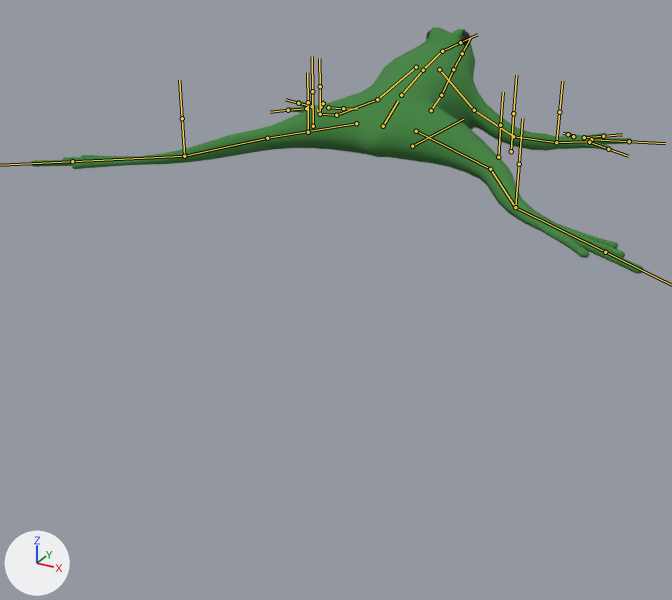
Two versions of the FBX model froggyfocus/Assets/FlawLizArt/Frog/frog.fbx, one commit apart.
Rendered twice from a 50 mm lens placed at (6.86, -15.58, 4.28), pointed at (-0.61, -2.0, -2.51). Every picture has the same lights, and +X, +Y and +Z are marked at lower left. The bones that bend it are drawn over the model as lines.

In view in the first picture: 'eyes', 'frog'.
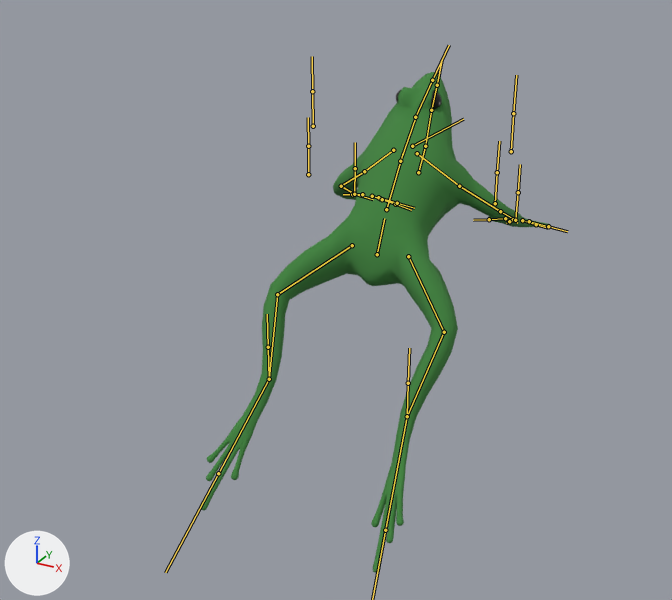
The newer file adds an action. The first version stands in its rest pose; the second is drawn at frame 19 of the action 'Armature|in_sand'.

Pixel boxes (x1, y1, x2, y2) of what changed, in the pictures (672 x 600 px):
'frog', posed (43% narrower, 102% taller): before (31, 27, 643, 274); after (200, 72, 550, 573)
'eyes', posed: before (426, 31, 471, 46); after (396, 89, 442, 109)
bone 'Spine.001', root to tip: before (383, 126) to (398, 101); after (377, 254) to (384, 218)
bone 'Arm.Upper.R', root to tip: before (474, 110) to (513, 136); after (459, 186) to (500, 211)
bone 'Arm.Lower.R', root to tip: before (513, 136) to (556, 142); after (500, 211) to (515, 220)
bone 'Arm.Upper.L', root to tip: before (377, 99) to (336, 115); after (364, 171) to (341, 186)
bone 'Arm.Lower.L', root to tip: before (336, 115) to (320, 114); after (341, 186) to (354, 194)
bone 'Leg.Upper.R', root to tip: before (416, 131) to (490, 169); after (408, 256) to (444, 332)
bone 'Leg.Lower.R', root to tip: before (490, 169) to (515, 207); after (444, 332) to (407, 416)
bone 'Leg.Upper.L', root to tip: before (356, 123) to (267, 138); after (352, 245) to (277, 294)
bone 'Leg.Lower.L', root to tip: before (267, 138) to (184, 156); after (277, 294) to (269, 379)

What the commit changed:
Bone 'Spine.001' (bone_spine_001) moves from (0.0, 0.0, 0.0) to (0.0, -1.22, -1.93).
Bone 'Spine.001' (bone_spine_001) turns from (0, 0, 0) to (36, 0, 0) degrees about its own x, y and z.
Bone 'Arm.Upper.R' (bone_arm_upper_r) turns from (0, 0, 0) to (-38, -63, 41) degrees about its own x, y and z.
Bone 'Arm.Lower.R' (bone_arm_lower_r) turns from (0, 0, 0) to (-4, 0, 3) degrees about its own x, y and z.
Bone 'Arm.Upper.L' (bone_arm_upper_l) turns from (0, 0, 0) to (-38, 63, -41) degrees about its own x, y and z.
Bone 'Arm.Lower.L' (bone_arm_lower_l) turns from (0, 0, 0) to (-4, 0, -3) degrees about its own x, y and z.
Bone 'Leg.Upper.R' (bone_leg_upper_r) turns from (0, 0, 0) to (-35, 29, -23) degrees about its own x, y and z.
Bone 'Leg.Lower.R' (bone_leg_lower_r) turns from (0, 0, 0) to (-15, 0, -3) degrees about its own x, y and z.
Bone 'Leg.Upper.L' (bone_leg_upper_l) turns from (0, 0, 0) to (-33, -27, 20) degrees about its own x, y and z.
Bone 'Leg.Lower.L' (bone_leg_lower_l) turns from (0, 0, 0) to (-15, 0, 3) degrees about its own x, y and z.
